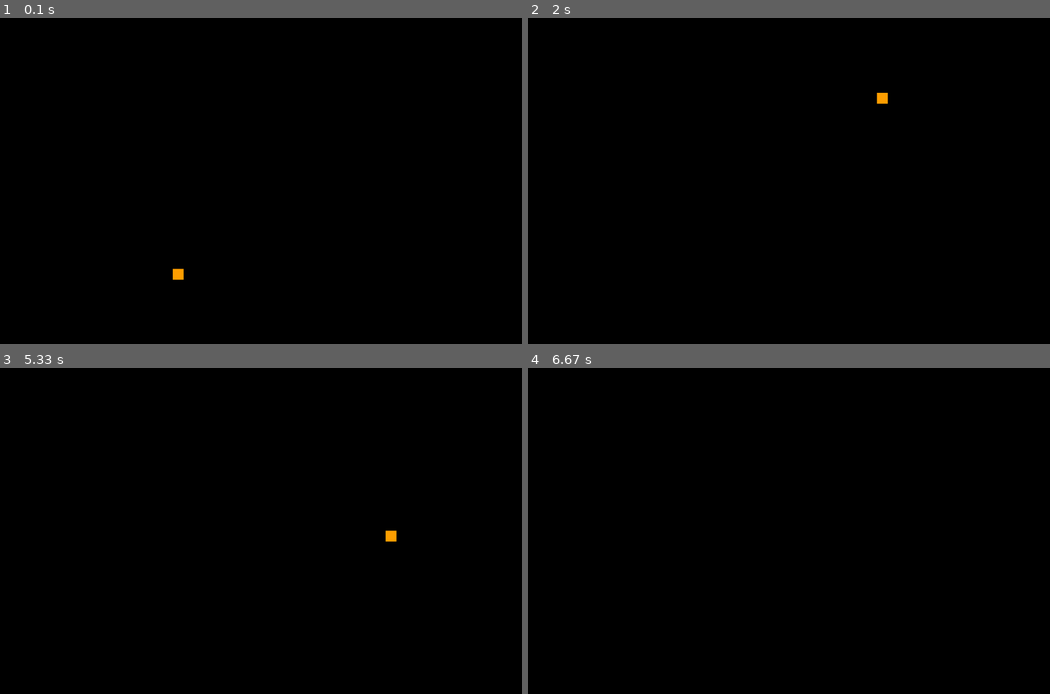
Above: before the commit, frames 1-4 (two rows, left to right).
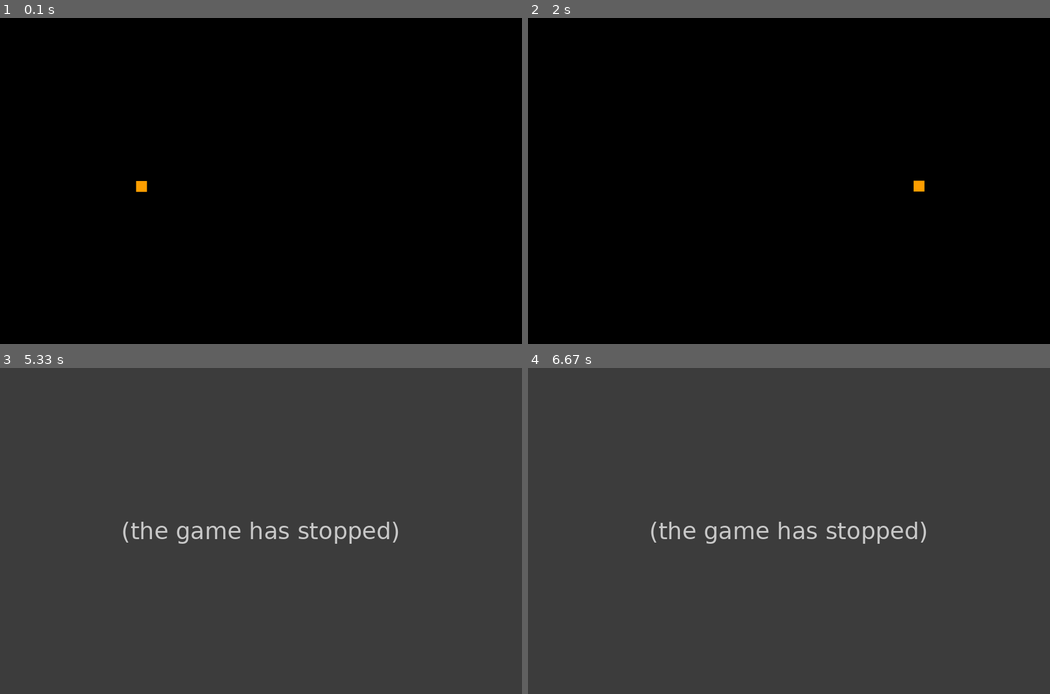
Above: after the commit, the same moments.

Repository: KungFuMasterRat/SURF-2012
Game: pygame game, started from Projects/pygame-examples/Predictive_Saccade_Task.py
Two runs of this game, one before a commit and one after it. Both use one fixed random seed, a clock stepped at 60 frames per second and the inputs below. The source is Python 2; it was converted automatically to run under Python 3.
Inputs:
- Up to frame 1 (0.1 s): no input
- Up to frame 2 (2 s): no input
- Up to frame 3 (5.33 s): no input
- Up to frame 4 (6.67 s): no input

The runs differ from the first frame. In frame 1, 0.2% of the frame differs, in the area x 26-36%, y 50-81%; in frame 2, 0.2%; in frame 3, 100%, in the area x 0-100%, y 0-100%; in frame 4, 100%.
After the commit the program exited at 5.03 s; later frames show no game.

Commit message:
Commented out for single y
Commented out for a single y version.

Diff:
--- a/Projects/pygame-examples/Predictive_Saccade_Task.py
+++ b/Projects/pygame-examples/Predictive_Saccade_Task.py
@@ -39,13 +39,22 @@
 clock = pygame.time.Clock()  # make a clock
 ##how often you redraw the frames; nothing to do with the speed, just frame rate
 
-cases= [0, -45, 45]
+##cases= [0, -45, 45]
+##random.shuffle (cases)
+
+##on_case = [False, False, False]
+##case_times = [0, 3, 6]
+##case_stop_times = [3, 6, 9]
+##case_over = [False, False, False]
+##time_between_changes = 0.033333333333333
+
+cases= [0]
 random.shuffle (cases)
 
-on_case = [False, False, False]
-case_times = [0, 3, 6]
-case_stop_times = [3, 6, 9]
-case_over = [False, False, False]
+on_case = [False]
+case_times = [0]
+case_stop_times = [3]
+case_over = [False]
 time_between_changes = 0.033333333333333
 
 ##defined four functions:
